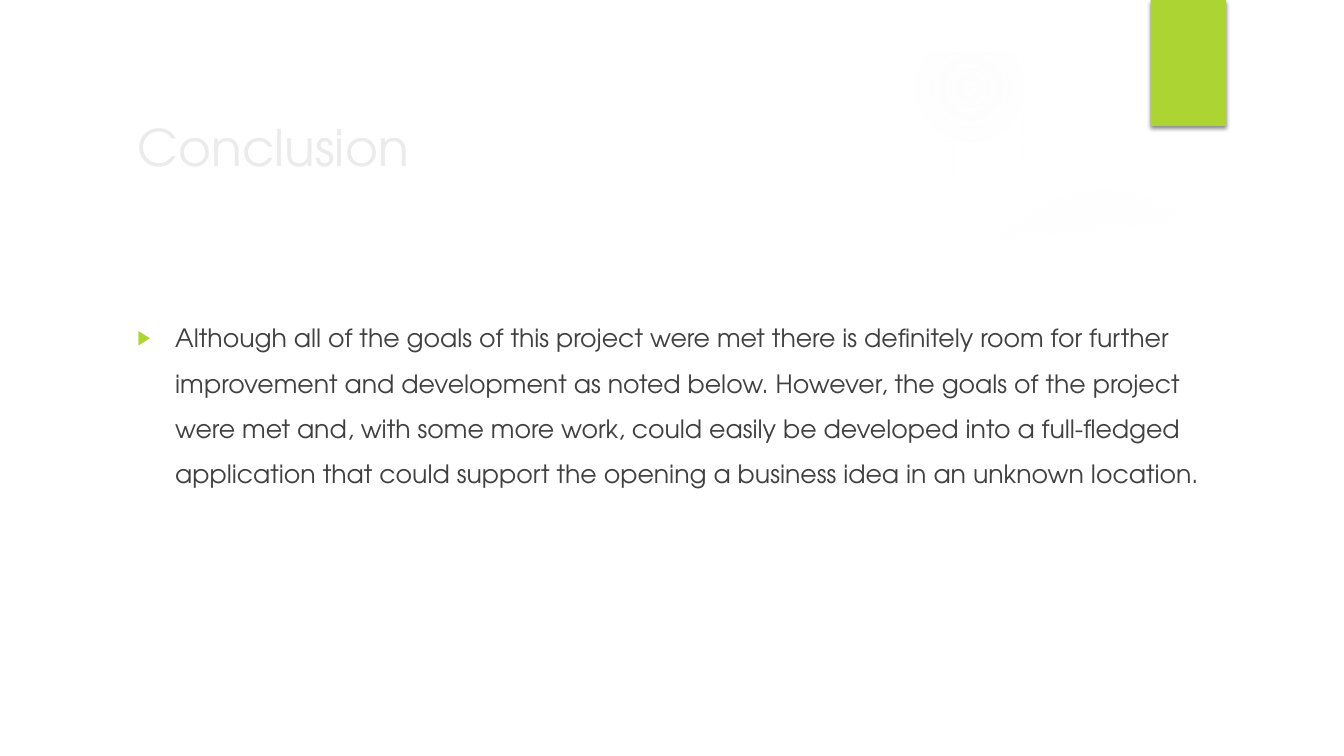
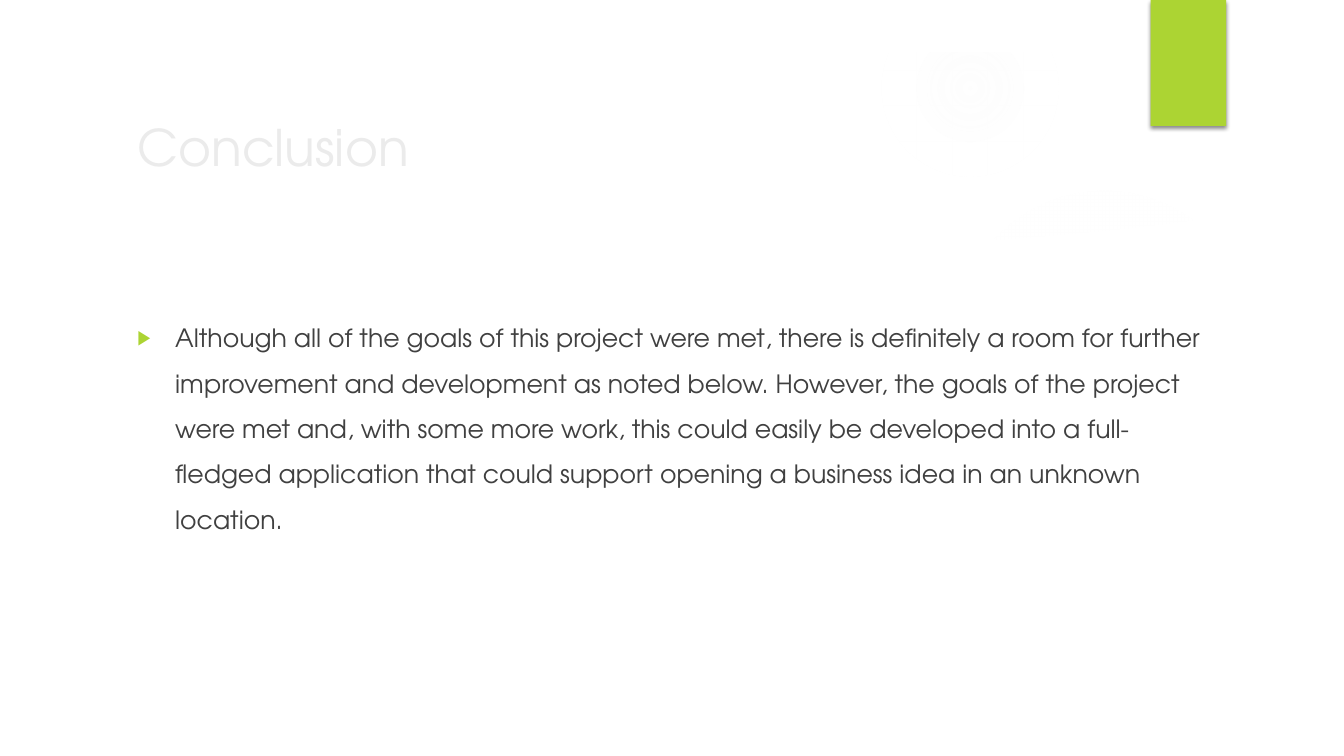
Before and after one commit to RaviTejaMandapati89/Github-and-IBM-Integration-capstone, a slide deck: slide 18 of project_presentation.pptx. Drawn at 1344x756 pixels with LibreOffice and Linux fonts; fonts in the diff are those of the drawing; background and template pictures are left out. Boxes give left, top, right and bottom in pixels: in the first picture for what was removed or moved away, otherwise in the second. Text is boxed around its words. In the diff, an @@ line names an element or a change of style, - is before the commit and + after.

```diff
--- a/project_presentation.pptx
+++ b/project_presentation.pptx
@@ text at [175,328,1199,530]: text changed @@
-▶ Although all of the goals of this project were met there is definitely room for further improvement and development as noted below. However, the goals of the project were met and, with some more work, could easily be developed into a full-fledged application that could support the opening a business idea in an unknown location.
+▶ Although all of the goals of this project were met, there is definitely a room for further improvement and development as noted below. However, the goals of the project were met and, with some more work, this could easily be developed into a full-fledged application that could support opening a business idea in an unknown location.
```
Also in this commit, not shown: 13 other slides changed.
